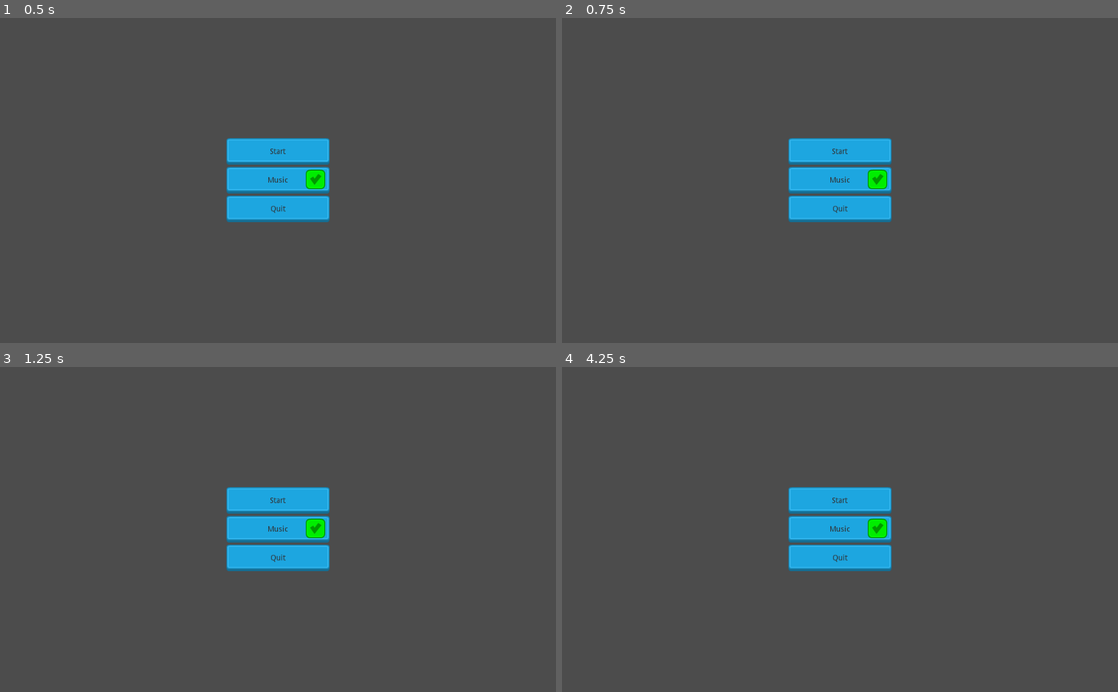
Above: before the commit, frames 1-4 (two rows, left to right).
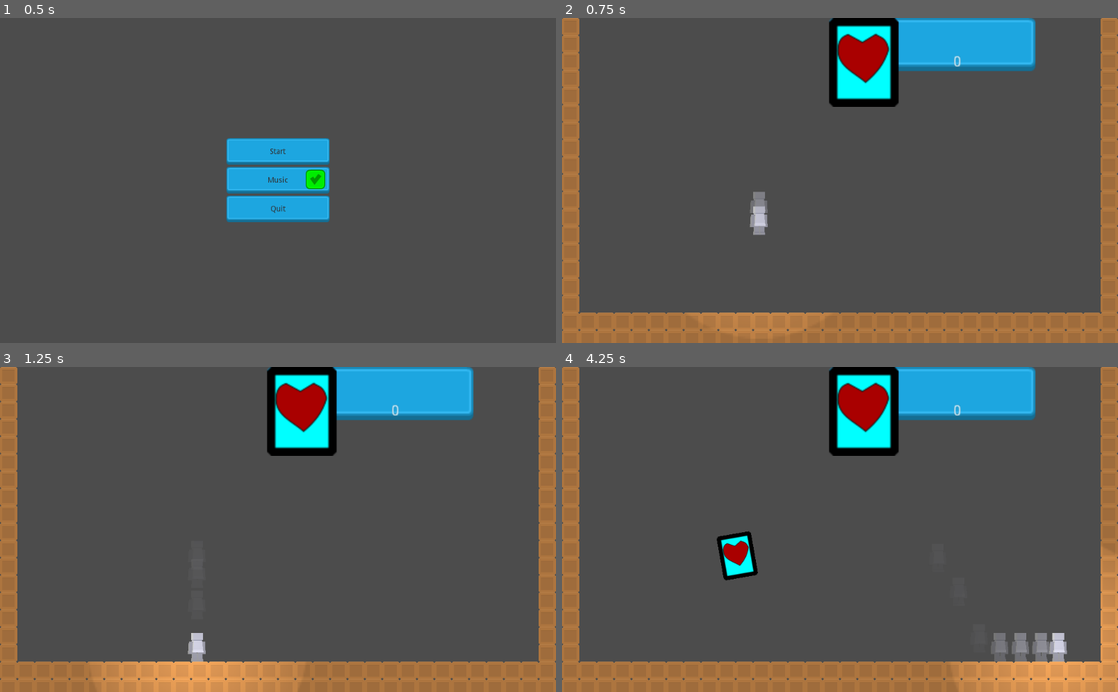
Above: after the commit, the same moments.

Repository: The-Godot-Jamers/LD42
Game: Godot game, scene res://scenes/startup.tscn
Same seed, same stepped clock (60 frames per second), same inputs: the game is played once before the commit and once after it.
Inputs (mouse positions are in pixels of both pictures, inside the frame that each line leads up to):
- Up to frame 1 (0.5 s): no input
- Up to frame 2 (0.75 s): click "Start" at 0.5 s
- Up to frame 3 (1.25 s): no input
- Up to frame 4 (4.25 s): click (840, 500) at 1.25 s, where only the run before the commit has a clickable "Start"; click (840, 529) at 2 s, where only the run before the commit has a clickable "Music"; hold Right (ui_right) from 2.78 s (still down); tap Up (ui_up) at 3.02 s; tap Enter (ui_accept) at 3.6, 3.77, 4.07 s

Frame 1 is identical in both runs. In frame 2, 27% of the frame differs, in the area x 0-100%, y 0-100%; in frame 3, 27%; in frame 4, 29%.
Error before the commit: Parse Error: The method "_on_TextureButton_pressed" isn't declared in the current class. (res://scripts/startup.gd:6)

Commit message:
miscellaneous

Diff:
--- a/scenes/container.tscn
+++ b/scenes/container.tscn
@@ -4,7 +4,7 @@
 [ext_resource path="res://scenes/Player.tscn" type="PackedScene" id=2]
 [ext_resource path="res://tilesets/tiles.tres" type="TileSet" id=3]
 
-[node name="container" type="Node"]
+[node name="container" type="Node" index="0"]
 
 script = ExtResource( 1 )
 game_xpos_min = 50
--- a/scenes/game.tscn
+++ b/scenes/game.tscn
@@ -81,7 +81,7 @@
 anim_loop = false
 _sections_unfolded = [ "Emission Shape", "Gravity", "Spread" ]
 
-[node name="game" type="RigidBody2D" index="0" groups=[
+[node name="game" type="RigidBody2D" groups=[
 "balls",
 ]]
 
--- a/scripts/container.gd
+++ b/scripts/container.gd
@@ -3,6 +3,7 @@
 export var game_xpos_min = 35
 export var game_xpos_max = 735
 export var time_scale = 0.1
+
 
 var game = preload("res://scenes/game.tscn")
 
@@ -13,16 +14,17 @@
 func add_games():
 	var i = game.instance()
 	i.position = Vector2(rand_range(game_xpos_min,game_xpos_max),-50)
+	i.rotation_degrees += rand_range(-10.0, 10.0)
 	add_child(i)
 	if rand_range(0.0,1.0) >= 0.5:
 		i.sprite.texture = load("res://gfx/Goodgame.png")
 		i.add_to_group("good")
 	else:
 		if rand_range(0.0,1.0) <= 0.2:
-			i.modulate = Color(0.5, 0.5, 0.5, 1.0)
+			i.modulate = Color(0.2, 0.2, 0.2, 1.0)
 			i.set_collision_mask_bit(0,true)
 			#i.collision_mask = "player"
-		elif rand_range(0.0,1.0) >= 0.8:
+		elif rand_range(0.0,1.0) >= 0.6:
 			i.modulate = Color(rand_range(0.0,1.0), rand_range(0.0,1.0), rand_range(0.0,1.0), 0.5)
 			i.set_collision_mask_bit(1,false)
 			i.set_collision_mask_bit(2,false)
--- a/scripts/startup.gd
+++ b/scripts/startup.gd
@@ -3,7 +3,7 @@
 
 func _input(event):
 	if Input.is_action_just_pressed("ui_accept"):
-		_on_TextureButton_pressed()
+		_on_start_pressed()
 
 func _on_start_pressed():
 	$AudioStreamPlayer.play()
